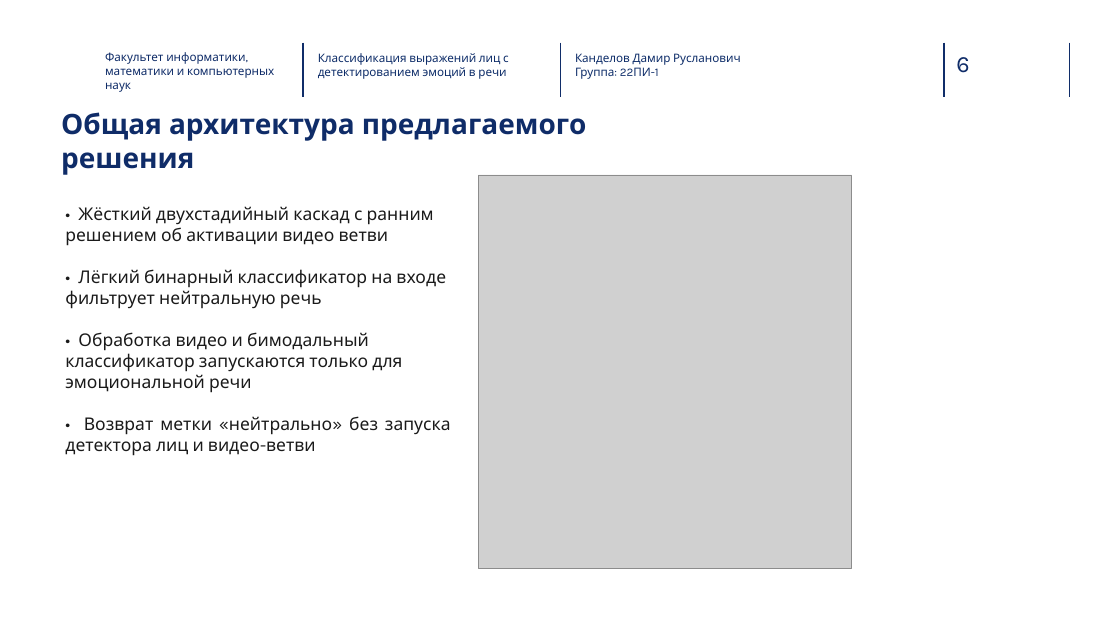
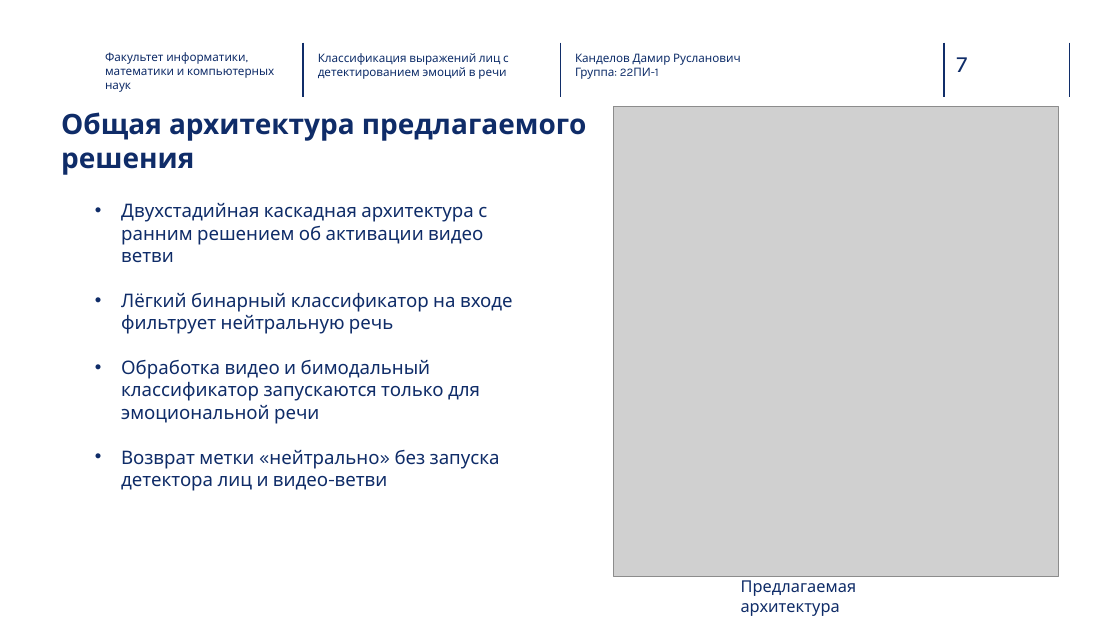
Before and after one commit to Kaparya/Classification-of-Facial-Expressions, a slide deck: slide 7 of Diploma_presentation.pptx (slide 6 before the commit). Drawn at 1120x630 pixels with LibreOffice and Linux fonts; fonts in the diff are those of the drawing; grey boxes stand for pictures; background and template pictures are left out. Boxes give left, top, right and bottom in pixels: in the first picture for what was removed or moved away, otherwise in the second. Text is boxed around its words. In the diff, an @@ line names an element or a change of style, - is before the commit and + after.

```diff
--- a/Diploma_presentation.pptx
+++ b/Diploma_presentation.pptx
@@ page number at (956,57,967,72): text changed @@
-6
+7
@@ picture: place and size @@
-picture at (478,175,851,568)
+picture at (613,107,1060,576)
@@ text at (121,203,513,491): text changed; size 15 to 16 pt; text colour #1A1A1A to #0F2C68 @@
-• Жёсткий двухстадийный каскад с ранним решением об активации видео ветви
-• Лёгкий бинарный классификатор на входе фильтрует нейтральную речь
-• Обработка видео и бимодальный классификатор запускаются только для эмоциональной речи
-• Возврат метки «нейтрально» без запуска детектора лиц и видео-ветви
+• Двухстадийная каскадная архитектура с ранним решением об активации видео ветви
+• Лёгкий бинарный классификатор на входе фильтрует нейтральную речь
+• Обработка видео и бимодальный классификатор запускаются только для эмоциональной речи
+• Возврат метки «нейтрально» без запуска детектора лиц и видео-ветви
@@ text added at (741,580,857,616), 14 pt, text #0F2C68 @@
+Предлагаемая архитектура
```
Also in this commit, not shown: 9 other slides changed, 1 slide added, 2 other files.
